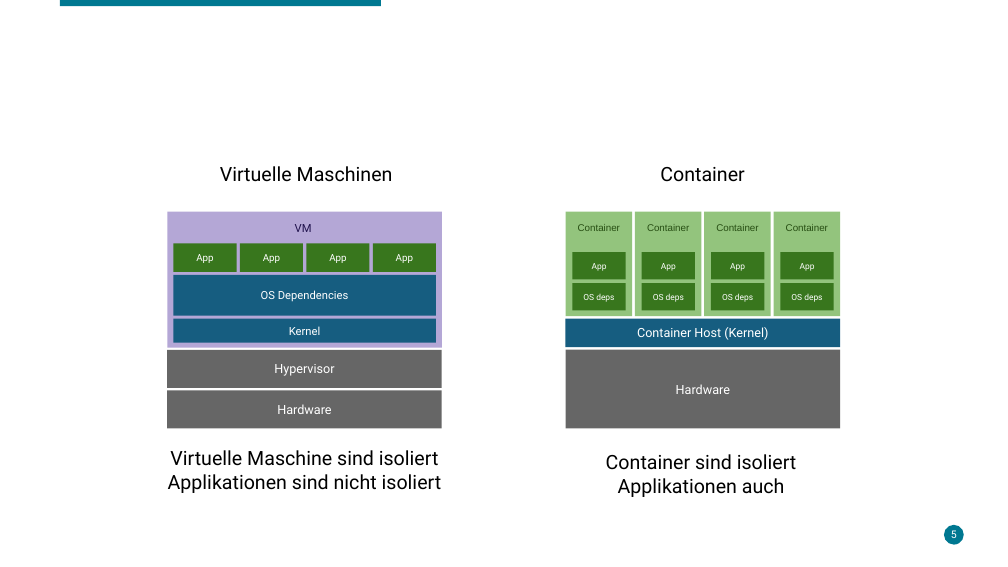
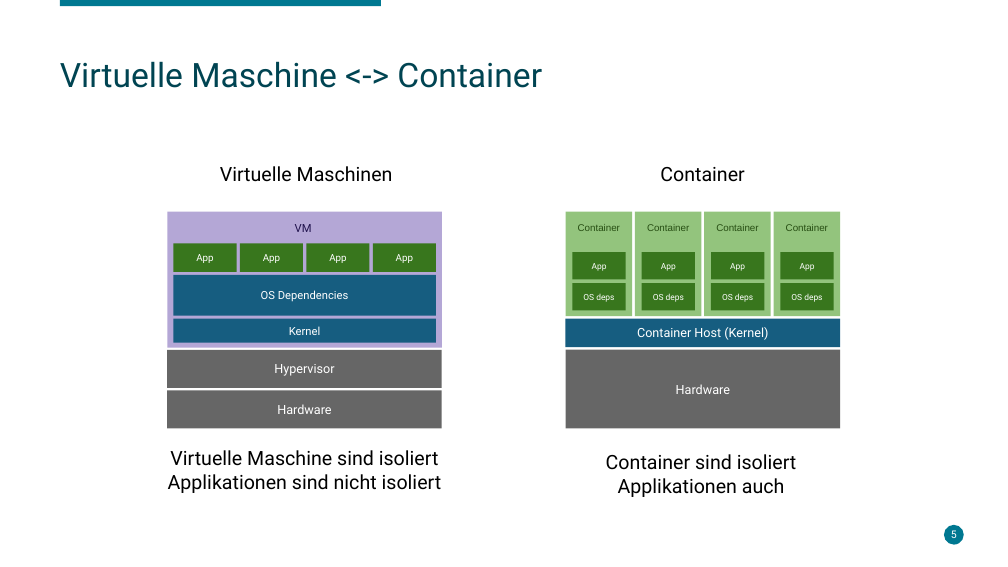
Before and after one commit to lukeelten/openshift-slac, a slide deck: slide 5 of Enterprise Container Management.odp. Drawn at 1008x567 pixels with LibreOffice and Linux fonts; fonts in the diff are those of the drawing; background and template pictures are left out. Boxes give left, top, right and bottom in pixels: in the first picture for what was removed or moved away, otherwise in the second. Text is boxed around its words. In the diff, an @@ line names an element or a change of style, - is before the commit and + after.

```diff
--- a/Enterprise Container Management.odp
+++ b/Enterprise Container Management.odp
@@ title added at (60, 61, 542, 88), 24 pt, text #004452 @@
+Virtuelle Maschine <-> Container
```
Also in this commit, not shown: 6 other slides changed, 9 slides added, 10 slides removed.
